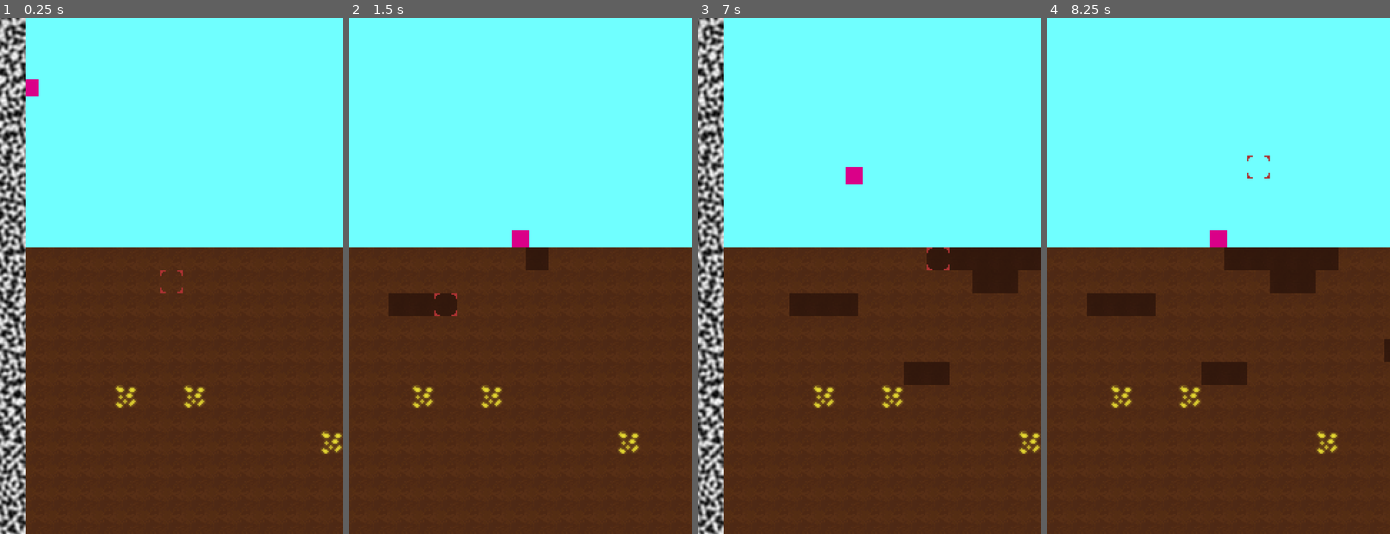
Above: before the commit, frames 1-4 (left to right).
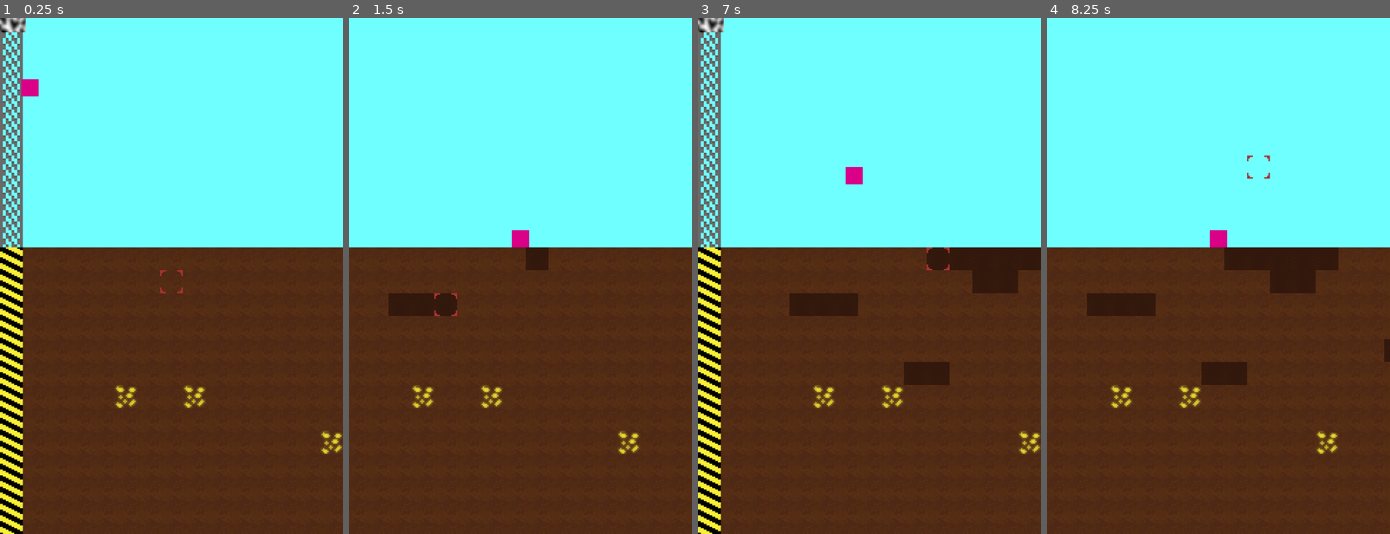
Above: after the commit, the same moments.

Repository: brikr/ludum-dare-57
Game: Godot game, scene res://scenes/main/main.tscn
Same seed, same stepped clock (60 frames per second), same inputs: the game is played once before the commit and once after it.
Inputs (mouse positions are in pixels of both pictures, inside the frame that each line leads up to):
- Up to frame 1 (0.25 s): no input
- Up to frame 2 (1.5 s): move the mouse to (595, 250) at 0.52 s; press the mouse at (595, 250) at 0.53 s; hold D (move_right) from 0.53 s (still down); tap Space (jump) at 0.77 s; move the mouse to (451, 301) at 1.27 s; release the mouse at (451, 301) at 1.28 s; click (451, 301) at 1.35 s
- Up to frame 3 (7 s): tap Space (jump) at 1.52, 3.02, 3.77, 4.52, 6.02, 6.77 s; move the mouse to (903, 162) at 2.02 s; release D (move_right) at 2.03 s; press the mouse at (903, 162) at 2.03 s; hold A (move_left) 2.03-2.78 s; move the mouse to (852, 379) at 2.77 s; release the mouse at (852, 379) at 2.78 s; hold D (move_right) 2.78-4.28 s; click (852, 379) at 2.85 s; move the mouse to (972, 353) at 3.52 s; press the mouse at (972, 353) at 3.53 s; move the mouse to (766, 198) at 4.27 s; release the mouse at (766, 198) at 4.28 s; hold A (move_left) 4.28-5.03 s; click (766, 198) at 4.35 s; move the mouse to (886, 276) at 5.02 s; press the mouse at (886, 276) at 5.03 s; hold D (move_right) 5.03-5.78 s; move the mouse to (818, 147) at 5.77 s; release the mouse at (818, 147) at 5.78 s; hold A (move_left) from 5.78 s (still down); click (818, 147) at 5.85 s; move the mouse to (944, 250) at 6.52 s; press the mouse at (944, 250) at 6.53 s
- Up to frame 4 (8.25 s): move the mouse to (1149, 301) at 7.27 s; release A (move_left) at 7.28 s; release the mouse at (1149, 301) at 7.28 s; hold D (move_right) from 7.28 s (still down); click (1149, 301) at 7.35 s; tap Space (jump) at 7.52 s; move the mouse to (1252, 162) at 8.02 s; press the mouse at (1252, 162) at 8.03 s

The runs differ from the first frame. In frame 1, 7.0% of the frame differs, in the area x 0-8%, y 0-100%; in frame 2, nothing differs; in frame 3, 7.0%; in frame 4, nothing differs.

Commit message:
bleh

Diff:
--- a/scenes/game_state/game_state.gd
+++ b/scenes/game_state/game_state.gd
@@ -35,7 +35,7 @@
       y = y + Constants.SURFACE_HEIGHT
       var coords := Vector2i(x, y)
       print(noise.get_noise_2dv(coords))
-      if noise.get_noise_2dv(coords) > 0.8:
+      if noise.get_noise_2dv(coords) > 0.8 && map[coords].type == Tile.TileType.DIRT:
         map[coords].objectType = Tile.TileObjectType.GOLD
 
 func gen_base_under_world():
--- a/scenes/main/main.gd
+++ b/scenes/main/main.gd
@@ -6,12 +6,12 @@
 
   # noise gen testing pls to remove
   var noise = FastNoiseLite.new() # there are a shit load of props you can change
-  noise.noise_type = FastNoiseLite.NoiseType.TYPE_SIMPLEX
+  noise.noise_type = FastNoiseLite.NoiseType.TYPE_SIMPLEX_SMOOTH
   noise.seed = 69 # kek, funny numbie
   noise.fractal_octaves = 5
   noise.fractal_gain = 10
 
-  var image = noise.get_image(Constants.MAX_WORLD_WIDTH, 1000)
+  var image = noise.get_image(Constants.MAX_WORLD_WIDTH, 20)
 
   $test.texture = ImageTexture.create_from_image(image)
 
